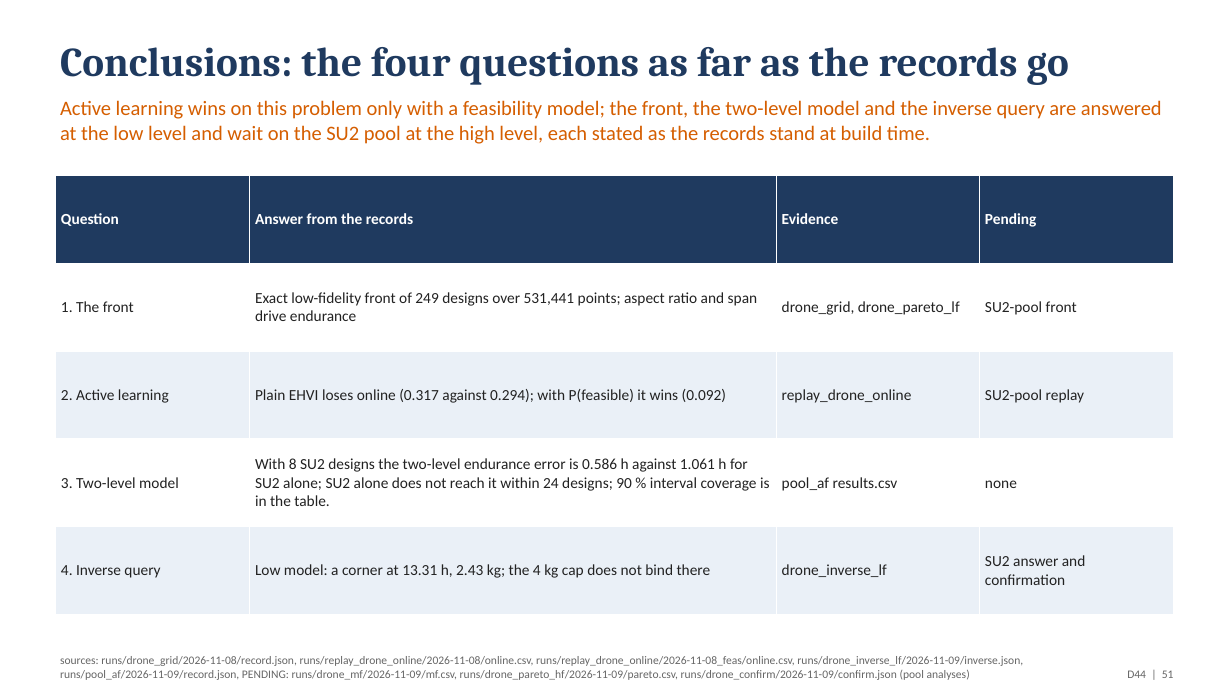
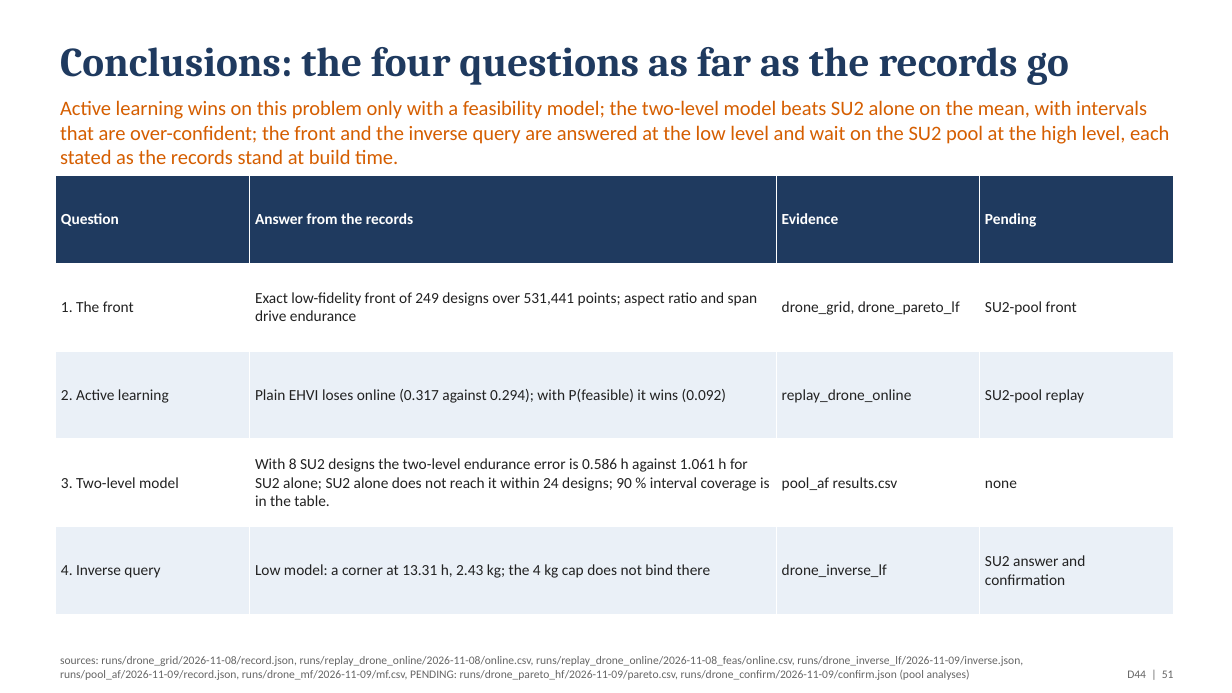
Before and after one commit to emarinhoss/ai-engineering, a slide deck: slide 51 of docs/talk/deck_drone.pptx. Drawn at 1232x693 pixels with LibreOffice and Linux fonts; fonts in the diff are those of the drawing. Boxes give left, top, right and bottom in pixels: in the first picture for what was removed or moved away, otherwise in the second. Text is boxed around its words. In the diff, an @@ line names an element or a change of style, - is before the commit and + after.

```diff
--- a/docs/talk/deck_drone.pptx
+++ b/docs/talk/deck_drone.pptx
@@ text at bbox=[60, 100, 1169, 164]: text changed @@
-Active learning wins on this problem only with a feasibility model; the front, the two-level model and the inverse query are answered at the low level and wait on the SU2 pool at the high level, each stated as the records stand at build time.
+Active learning wins on this problem only with a feasibility model; the two-level model beats SU2 alone on the mean, with intervals that are over-confident; the front and the inverse query are answered at the low level and wait on the SU2 pool at the high level, each stated as the records stand at build time.
@@ text at bbox=[60, 656, 1023, 680]: text changed @@
-sources: runs/drone_grid/2026-11-08/record.json, runs/replay_drone_online/2026-11-08/online.csv, runs/replay_drone_online/2026-11-08_feas/online.csv, runs/drone_inverse_lf/2026-11-09/inverse.json, runs/pool_af/2026-11-09/record.json, PENDING: runs/drone_mf/2026-11-09/mf.csv, runs/drone_pareto_hf/2026-11-09/pareto.csv, runs/drone_confirm/2026-11-09/confirm.json (pool analyses)
+sources: runs/drone_grid/2026-11-08/record.json, runs/replay_drone_online/2026-11-08/online.csv, runs/replay_drone_online/2026-11-08_feas/online.csv, runs/drone_inverse_lf/2026-11-09/inverse.json, runs/pool_af/2026-11-09/record.json, runs/drone_mf/2026-11-09/mf.csv, PENDING: runs/drone_pareto_hf/2026-11-09/pareto.csv, runs/drone_confirm/2026-11-09/confirm.json (pool analyses)
```
Also in this commit, not shown: 2 other files.
